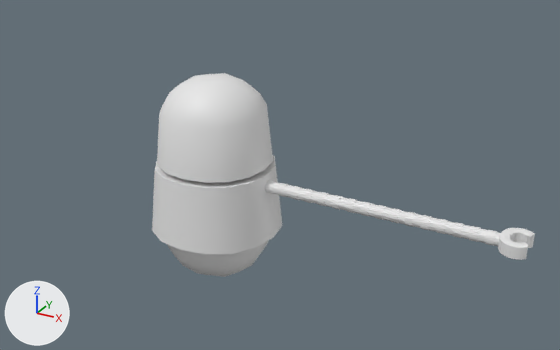
One commit to the Blender file Assets/Player/Model/Model.blend: the scene before it, then after it.
The view is the same before and after, from a camera (50 mm lens) standing at (3.76, -5.59, 3.95) and looking at (0.57, 0.2, 1.06). Lighting does not change. The marker at lower left points along +X, +Y and +Z.

The first picture shows 'Arm', 'Ball', 'Body', 'Grab', 'Head'.
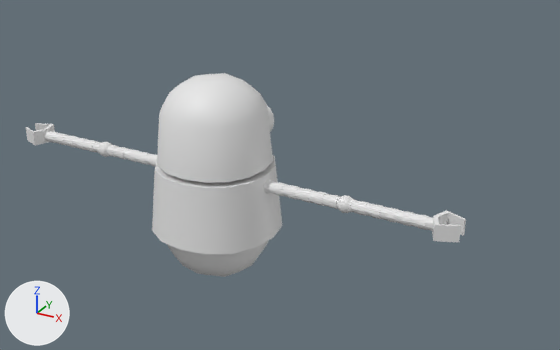
Changed parts and their boxes (x1, y1, x2, y2) in the pictures (560 x 350 px):
'Grab', reshaped, moved, modifiers changed, turned: before (498, 228, 535, 260); after (26, 123, 466, 242)
'Arm', deleted: before (265, 180, 500, 246)
    faces in mat_material_004 (white #e7e7e7): (265, 180, 497, 246)
    faces in mat_material_005 (white #e7e7e7): (271, 182, 500, 246)
'Eyes1', shown: after (267, 106, 274, 132)
part 1 of me_cube_014, added: after (26, 123, 466, 242)
part 2 of me_cube_014, deleted: before (498, 228, 535, 260)

What the commit changed:
me_cube_014 is used by ob_grab; location (2.699, 0.0, 1.026); rotation (0.0, 1.571, 0.0), in degrees (0, 90, 0).
me_cube_014 had 62 vertices, 48 faces and spanned x -0.058..0.0, y -0.17..0.0, z -0.04..0.202.
me_cube_014 now has 726 vertices, 776 faces and spans x 0.453..2.365, y -0.151..0.151, z 0.943..1.103.
me_cube_014 part 1: 726 vertices added at x 0.453..2.365, y -0.151..0.151, z 0.943..1.103.
me_cube_014 part 2: 62 vertices removed from x -0.058..0.0, y -0.17..0.0, z -0.04..0.202.
me_cube_014 now uses material mat_material_004 (white #e7e7e7).
me_cube_014 now uses material mat_material_005 (white #e7e7e7).
Object 'Eyes1' (ob_eyes1) is now shown.
Object 'Arm' (ob_arm) is deleted.
Object 'Grab' (ob_grab) turns from (0, 90, 0) to (0, 0, 0) degrees about x, y and z.
Object 'Grab' (ob_grab) moves from (2.699, 0.0, 1.026) to (0.0, 0.0, 0.0).
Object 'Grab' (ob_grab) has a MIRROR modifier named 'Mirror'.
Modifier setting removed (it was use_axis = (True, True, False)).
Modifier setting removed (it was use_clip = True).
